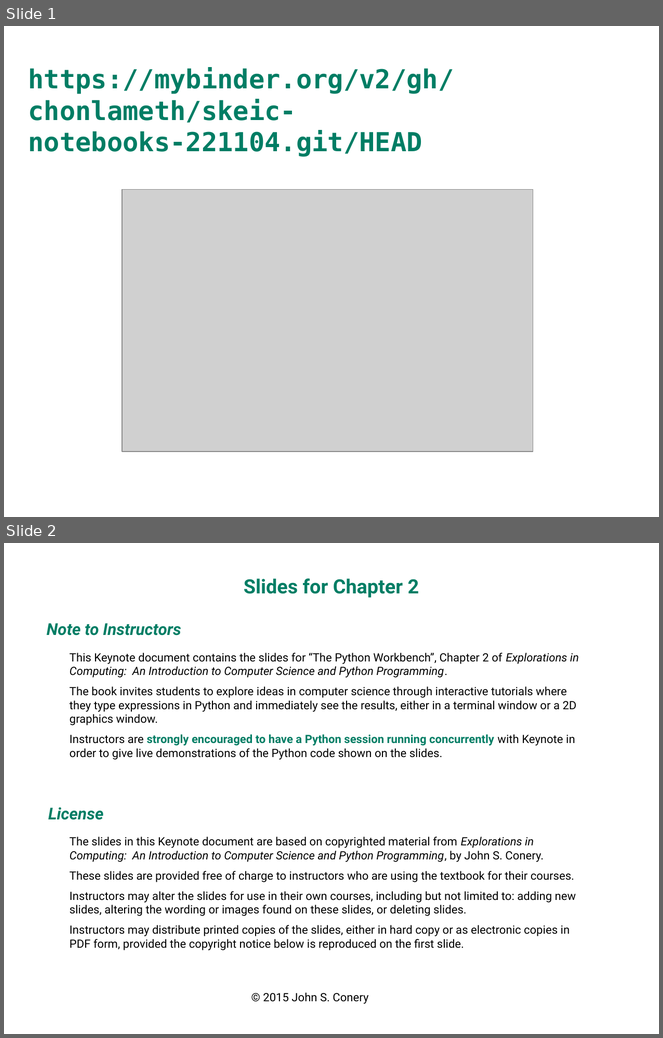
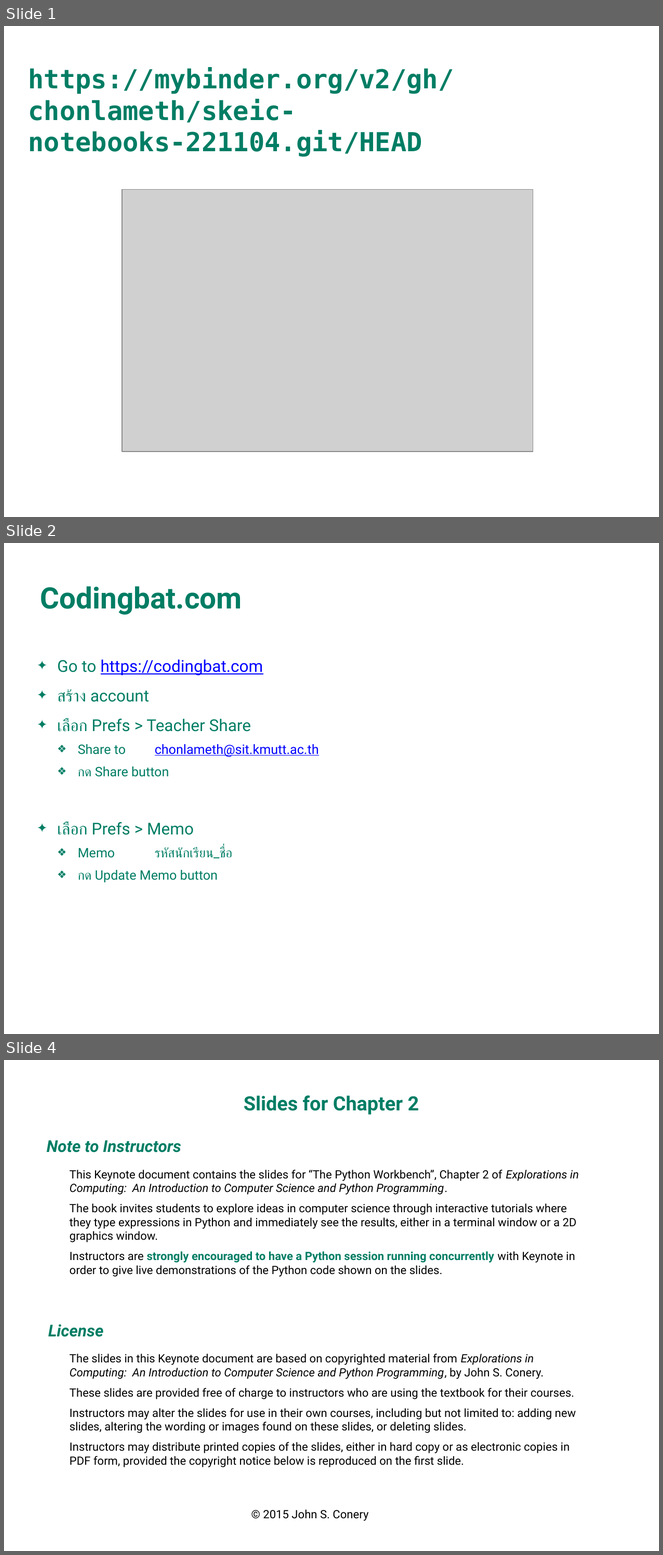
Before and after one commit to chonlameth/skeic-notebooks-221104, a slide deck: skeic-02-20221111.pptx. Shown one above the other, each under a label of ours: slides 1 and 2 before the commit, slides 1, 2 and 4 after it; the slides between them are not shown. The pictures are 663x1038 and 663x1555 pixels, drawn with LibreOffice and Linux fonts; fonts in the diff are those of the drawing; grey boxes stand for pictures. Boxes give left, top, right and bottom in pixels: in the first picture for what was removed or moved away, otherwise in the second. Text is boxed around its words. In the diff, an @@ line names an element or a change of style, - is before the commit and + after.

```diff
--- a/skeic-02-20221111.pptx
+++ b/skeic-02-20221111.pptx
@@ slide 2 added at bbox=[4, 543, 659, 1034], background #FFFFFF @@
@@ title added at bbox=[40, 586, 242, 615], 36 pt, text #007D64, bold @@
+Codingbat.com
@@ text added at bbox=[57, 659, 319, 859], 16 pt, text #007D64 @@
+✦ Go to https://codingbat.com
+✦ สร้าง account
+✦ เลือก Prefs > Teacher Share
+  ❖ Share to chonlameth@sit.kmutt.ac.th
+  ❖ กด Share button
+✦ เลือก Prefs > Memo
+  ❖ Memo รหัสนักเรียน_ชื่อ
+  ❖ กด Update Memo button
@@ what was slide 2 is now slide 4 @@
```
Also in this commit, not shown: 1 other slide added.
